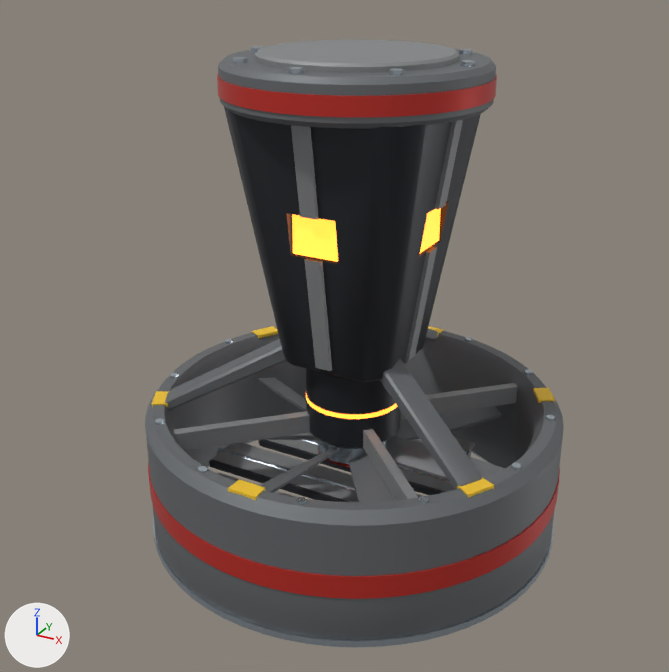
An edit to the glTF model Tools/ModelFactory/R4Movement940/R4M_HoverEngine/R4M_HoverEngine.glb, drawn before and after from the same camera.
Both versions are drawn from a 50 mm camera at (0.482, -0.927, 0.39) aimed at (-0.015, -0.023, -0.062). Arrows for +X, +Y and +Z are at lower left; the lights stay in place. The picture after the commit comes second. Where no turn or scale is listed for an object, it has been applied to the vertices. Vertices at exactly the same position are counted once.

Objects in the first picture: 'R4M_HoverEngine_Housing', 'R4M_HoverEngine_Rotor', 'R4M_HoverEngine_Vane_3', 'R4M_HoverEngine_Vane_4' and 2 more.
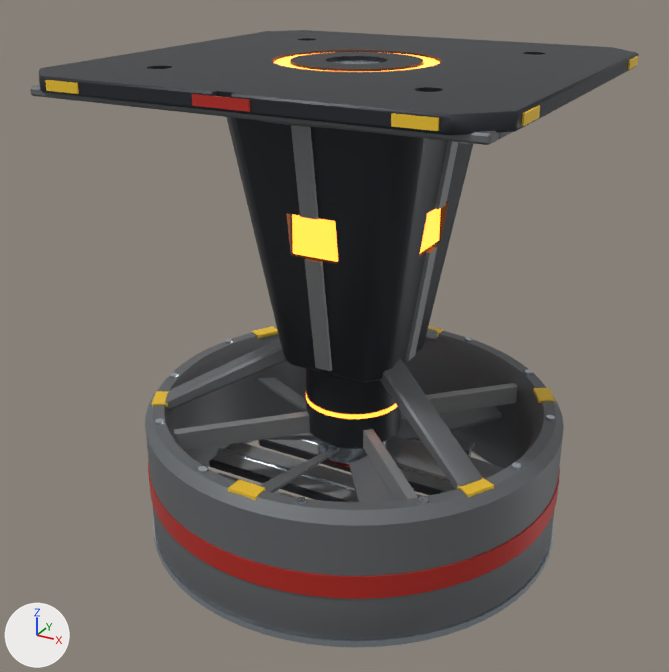
Pixel boxes (x1, y1, x2, y2) of what changed, in the pictures (669 x 672 px; the box of a moved part takes in the faces that stretch with it):
'R4M_HoverEngine_Housing', reshaped (45% wider)
    before: (145, 40, 564, 647)
    after: (30, 30, 639, 647)
part 1 of me_r4m_hoverengine_housing, added
    after: (332, 60, 382, 64)
part 2 of me_r4m_hoverengine_housing, added
    after: (274, 52, 440, 72)
part 3 of me_r4m_hoverengine_housing, moved or reshaped
    before: (217, 40, 497, 117)
    after: (30, 30, 639, 145)

What the commit changed:
me_r4m_hoverengine_housing is used by ob_r4m_hoverengine_housing; location (0.0, 0.0, 0.0).
me_r4m_hoverengine_housing had 2487 vertices, 4982 faces and spanned x -0.262..0.262, y -0.262..0.262, z -0.319..0.27.
me_r4m_hoverengine_housing now has 2811 vertices, 5610 faces and spans x -0.262..0.262, y -0.262..0.262, z -0.319..0.26.
me_r4m_hoverengine_housing part 1: a new loose piece, a 24-sided cylinder along z spanning x -0.0325..0.0325, y -0.0325..0.0325, z 0.2538..0.256, in mat_steel_light (light grey #c4ced7).
me_r4m_hoverengine_housing part 2: a new loose piece of 96 vertices spanning x -0.09..0.09, y -0.09..0.09, z 0.256..0.258, in mat_energy_hot (orange #ffa645, glowing orange #ff8127).
me_r4m_hoverengine_housing part 3: 15 vertices moved from x -0.152..0.152, y -0.152..0.152, z 0.246 to x -0.151..0.151, y -0.151..0.151, z 0.244; 423 vertices removed from x -0.15..0.15, y -0.15..0.15, z 0.246..0.27; 555 vertices added at x -0.256..0.256, y -0.256..0.256, z 0.237..0.26.
Other edits to the shape of me_r4m_hoverengine_housing do not show in these pictures.
